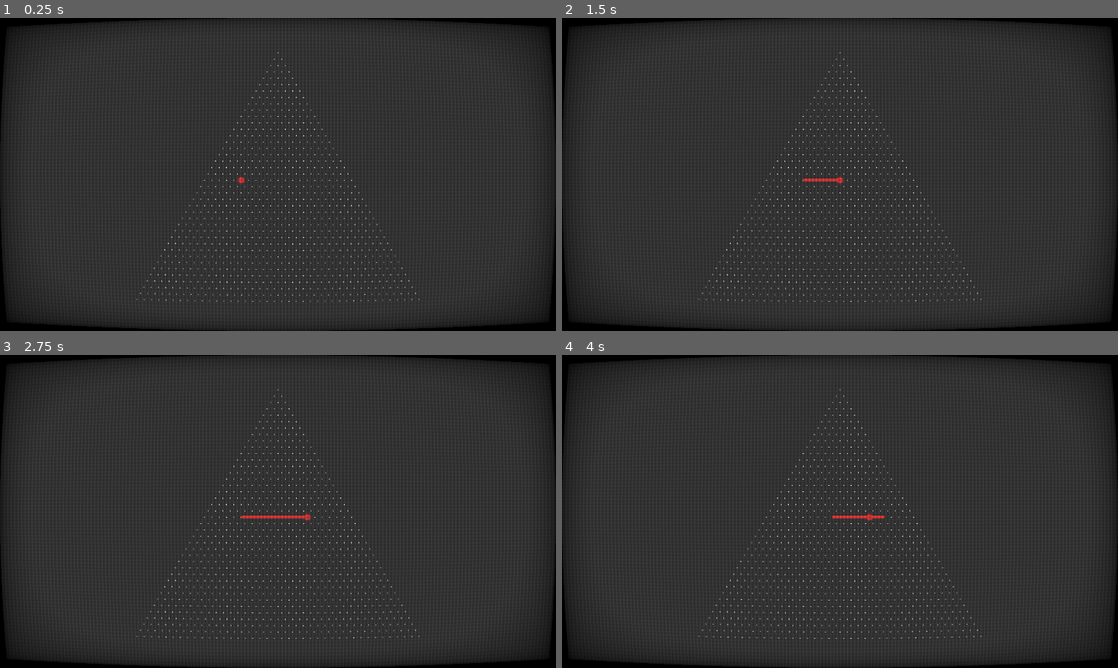
Above: before the commit, frames 1-4 (two rows, left to right).
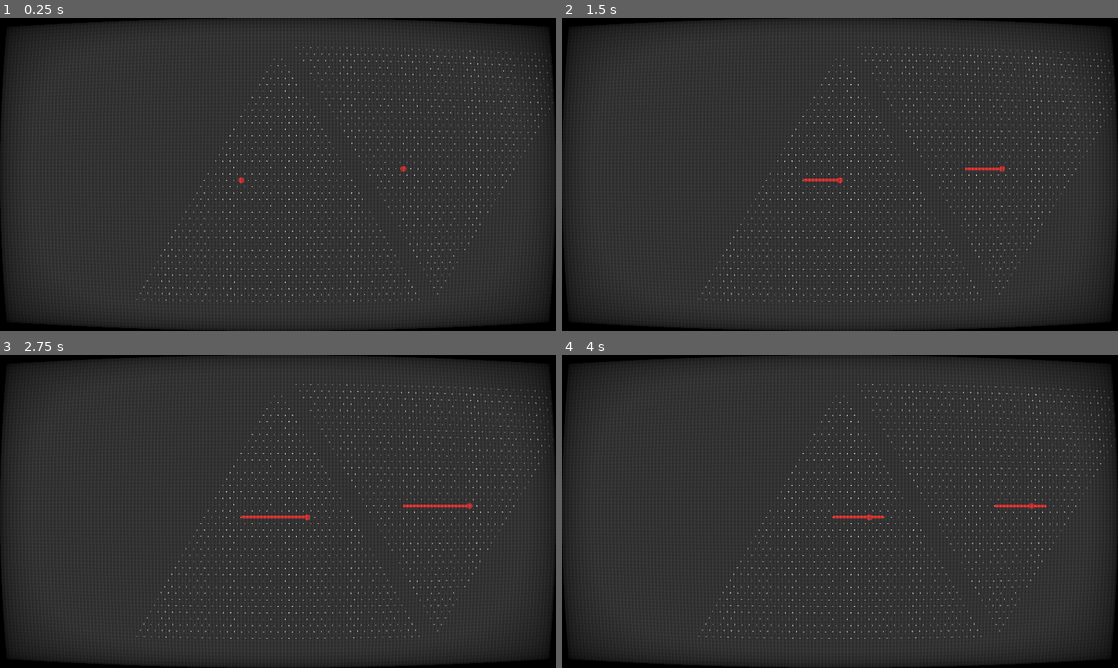
Above: after the commit, the same moments.

Repository: notapixelstudio/kaleidosnake
Game: Godot game, scene res://World.tscn
The game is run twice, just before and just after one commit, with the same random seed, the same clock (stepped at 60 frames per second) and the same inputs.
Inputs:
- Up to frame 1 (0.25 s): no input
- Up to frame 2 (1.5 s): tap Enter at 0.5 s; hold Right (ui_right) 0.53-1.28 s; tap Space at 1.25 s; hold Down (ui_down) from 1.28 s (still down)
- Up to frame 3 (2.75 s): tap Enter at 2 s; release Down (ui_down) at 2.03 s; hold Right (ui_right) from 2.03 s (still down)
- Up to frame 4 (4 s): tap Space at 2.75 s; release Right (ui_right) at 2.78 s; hold Up (ui_up) 2.78-3.53 s; tap Enter at 3.5 s; hold Left (ui_left) from 3.53 s (still down)

The runs differ from the first frame. In frame 1, 0.9% of the frame differs, in the area x 25-100%, y 9-91%; in frame 2, 0.9%; in frame 3, 1.0%; in frame 4, 1.0%.

Commit message:
main view + one reflection

Diff:
--- a/World.gd
+++ b/World.gd
@@ -1,4 +1,4 @@
-extends Node2D
+extends Node
 
 var grid = []
 const ROWS = 40
@@ -8,7 +8,10 @@
 
 const Point = preload('res://Point.tscn')
 
-onready var snake = $Field/Snake
+onready var snake = $MainView/Viewport/Field/Snake
+
+onready var main_view = $MainView/Viewport
+onready var view2 = $View2/Viewport
 
 # Called when the node enters the scene tree for the first time.
 func _ready():
@@ -25,7 +28,7 @@
 			}
 			point['node'].position = Vector2(coords.x, coords.y)
 			row.append(point)
-			$Field/Grid.add_child(point['node'])
+			$MainView/Viewport/Field/Grid.add_child(point['node'])
 		grid.append(row)
 
 	# set up the snake
@@ -34,6 +37,8 @@
 
 	# movement
 	$Timer.connect('timeout', self, '_on_tick')
+
+	view2.world_2d = main_view.world_2d
 
 func _on_tick():
 	snake.cell += snake.get_direction()
--- a/World.tscn
+++ b/World.tscn
@@ -20,15 +20,50 @@
 shader_param/move_aberration = false
 shader_param/aberration_speed = 1.0
 
-[node name="World" type="Node2D"]
+[node name="World" type="Node"]
 script = ExtResource( 1 )
 
-[node name="Field" type="Node2D" parent="."]
+[node name="MainView" type="ViewportContainer" parent="."]
+anchor_right = 1.0
+anchor_bottom = 1.0
+size_flags_horizontal = 3
+size_flags_vertical = 3
+stretch = true
+
+[node name="Viewport" type="Viewport" parent="MainView"]
+size = Vector2( 1920, 1080 )
+transparent_bg = true
+usage = 0
+
+[node name="Camera2D" type="Camera2D" parent="MainView/Viewport"]
+position = Vector2( 960, 540 )
+current = true
+
+[node name="Field" type="Node2D" parent="MainView/Viewport"]
 position = Vector2( 960, 120 )
 
-[node name="Grid" type="Node2D" parent="Field"]
+[node name="Grid" type="Node2D" parent="MainView/Viewport/Field"]
 
-[node name="Snake" parent="Field" instance=ExtResource( 2 )]
+[node name="Snake" parent="MainView/Viewport/Field" instance=ExtResource( 2 )]
+
+[node name="View2" type="ViewportContainer" parent="."]
+anchor_right = 1.0
+anchor_bottom = 1.0
+size_flags_horizontal = 3
+size_flags_vertical = 3
+stretch = true
+
+[node name="Viewport" type="Viewport" parent="View2"]
+size = Vector2( 1920, 1080 )
+transparent_bg = true
+handle_input_locally = false
+usage = 0
+render_target_v_flip = true
+render_target_update_mode = 3
+
+[node name="Camera2D" type="Camera2D" parent="View2/Viewport"]
+position = Vector2( 400, 540 )
+current = true
 
 [node name="Timer" type="Timer" parent="."]
 wait_time = 0.3
